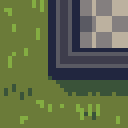
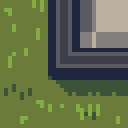
Comparing the layer stacks of the two 128x128 images. Changes:
painted on "Arrière-plan" over [80, 0, 128, 48]
